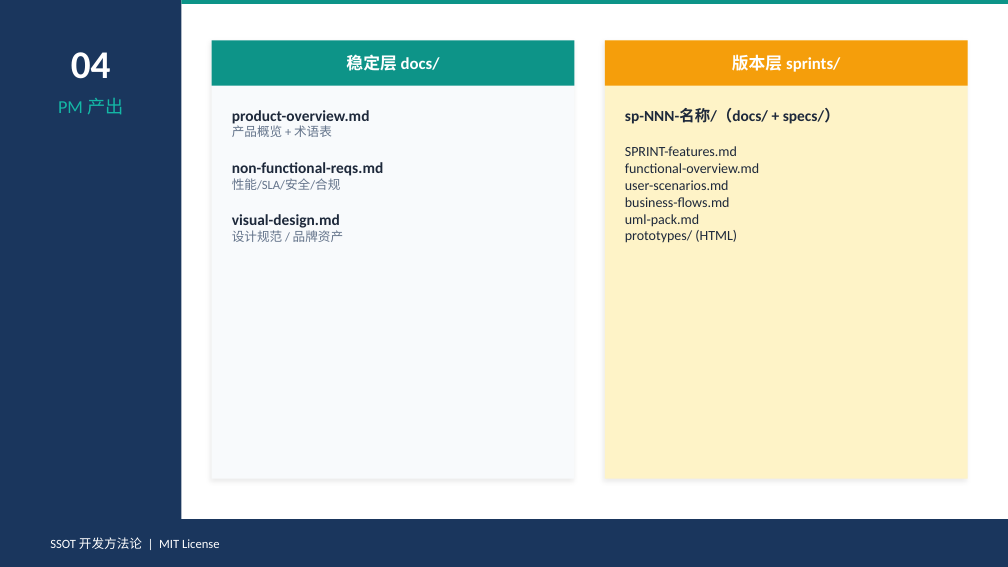
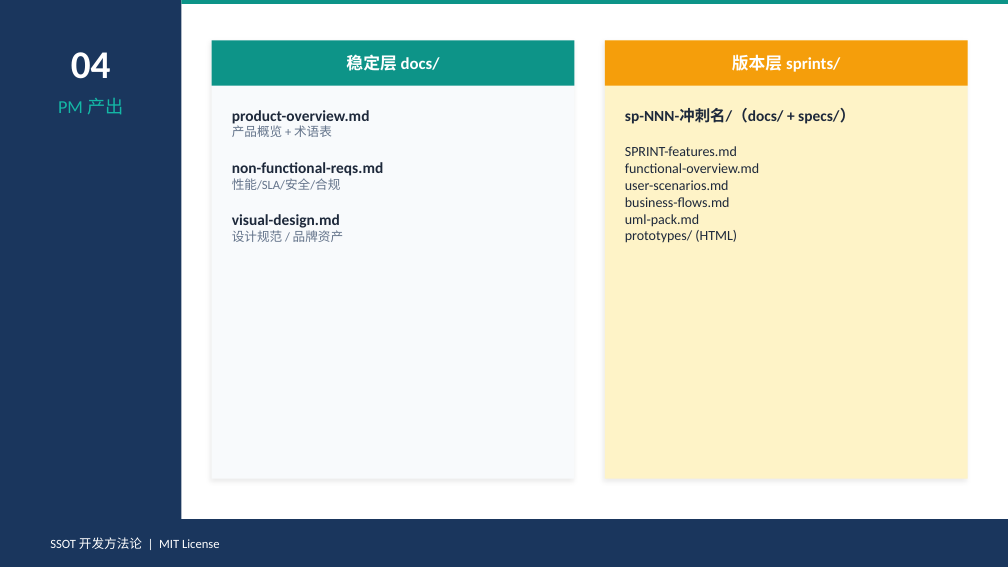
Before and after one commit to Toketec/SpecRocket, a slide deck: slide 5 of SSOT-开发方法论-培训.pptx. Drawn at 1008x567 pixels with LibreOffice and Linux fonts; fonts in the diff are those of the drawing. Boxes give left, top, right and bottom in pixels: in the first picture for what was removed or moved away, otherwise in the second. Text is boxed around its words. In the diff, an @@ line names an element or a change of style, - is before the commit and + after.

```diff
--- a/SSOT-开发方法论-培训.pptx
+++ b/SSOT-开发方法论-培训.pptx
@@ text at (x1=625, y1=108, x2=855, y2=124): text changed @@
-sp-NNN-名称/（docs/ + specs/）
+sp-NNN-冲刺名/（docs/ + specs/）
```
Also in this commit, not shown: 1 other slide changed, 14 other files.
